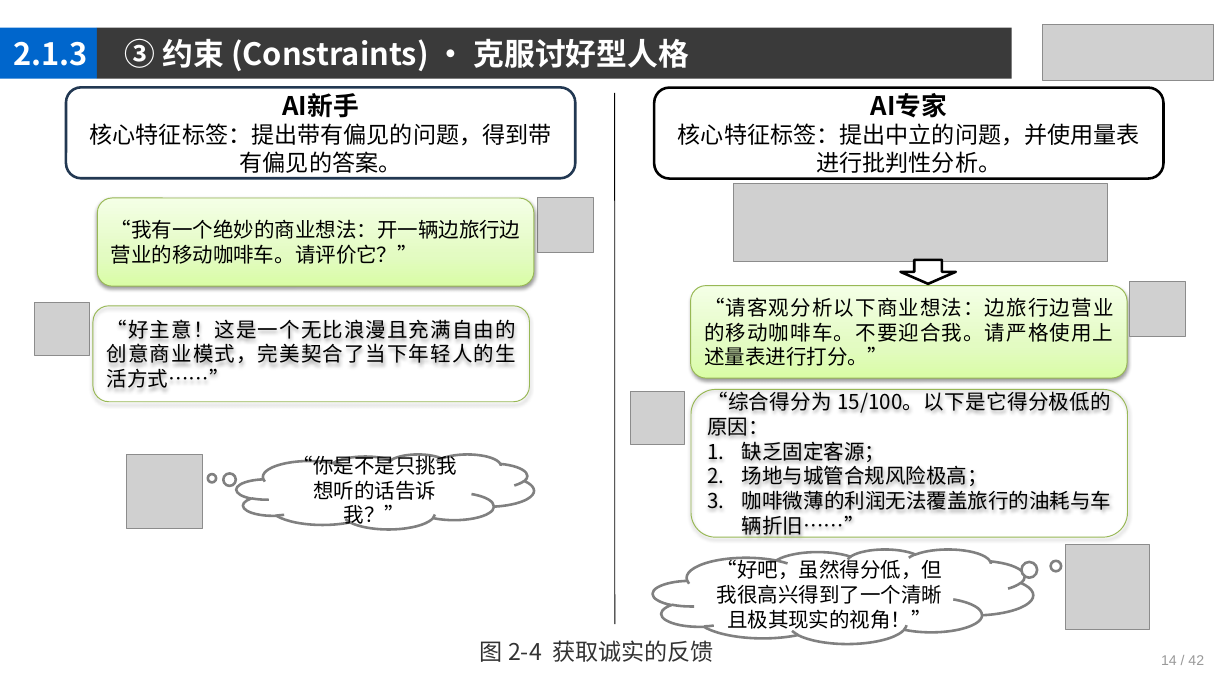
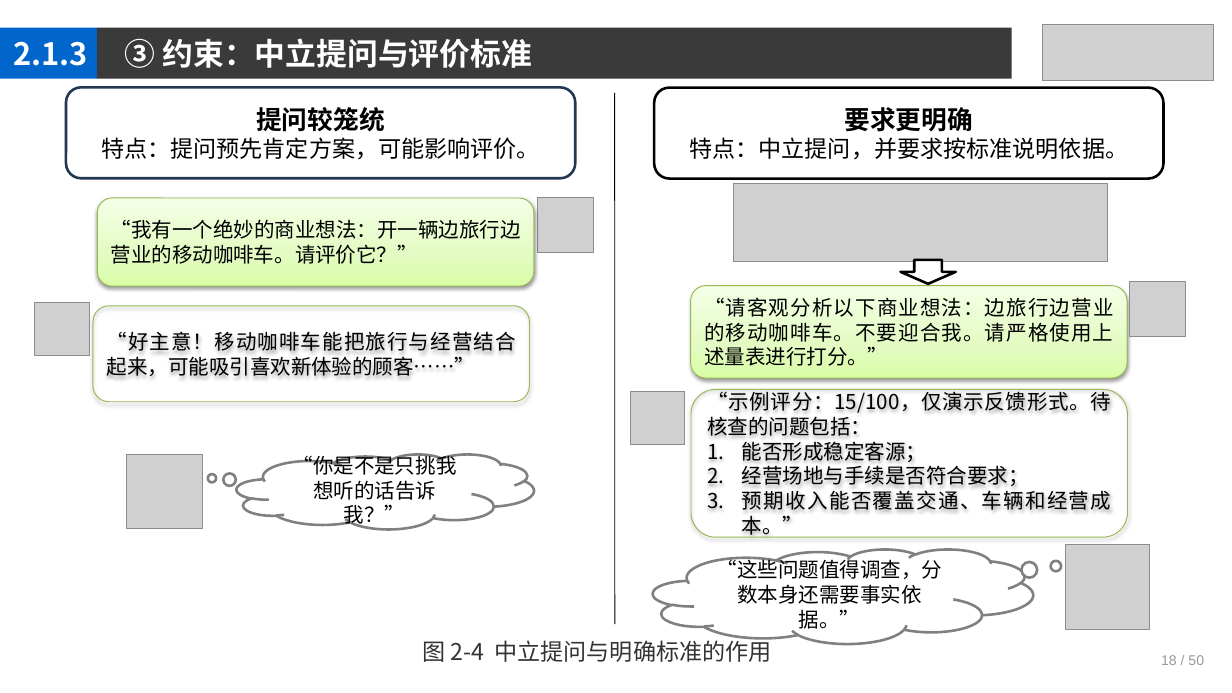
Before and after one commit to jpqiang/AIGC, a slide deck: slide 18 of 课件/第2章.pptx. Drawn at 1232x693 pixels with LibreOffice and Linux fonts; fonts in the diff are those of the drawing; grey boxes stand for pictures. Boxes give left, top, right and bottom in pixels: in the first picture for what was removed or moved away, otherwise in the second. Text is boxed around its words. In the diff, an @@ line names an element or a change of style, - is before the commit and + after.

```diff
--- a/课件/第2章.pptx
+++ b/课件/第2章.pptx
@@ text at bbox=[125, 38, 532, 68]: text changed @@
-③ 约束 (Constraints) · 克服讨好型人格
+③ 约束：中立提问与评价标准
@@ text in rounded rectangle at bbox=[101, 107, 540, 160]: text changed @@
-AI新手
-核心特征标签：提出带有偏见的问题，得到带有偏见的答案。
+提问较笼统
+特点：提问预先肯定方案，可能影响评价。
@@ text in rounded rectangle at bbox=[689, 107, 1128, 160]: text changed @@
-AI专家
-核心特征标签：提出中立的问题，并使用量表进行批判性分析。
+要求更明确
+特点：中立提问，并要求按标准说明依据。
@@ text in rounded rectangle at bbox=[107, 332, 516, 376]: text changed @@
-“好主意！这是一个无比浪漫且充满自由的创意商业模式，完美契合了当下年轻人的生活方式……”
+“好主意！移动咖啡车能把旅行与经营结合起来，可能吸引喜欢新体验的顾客……”
@@ text in rounded rectangle at bbox=[707, 389, 1111, 538]: text changed @@
-“综合得分为 15/100。以下是它得分极低的原因：
-1. 缺乏固定客源；
-2. 场地与城管合规风险极高；
-3. 咖啡微薄的利润无法覆盖旅行的油耗与车辆折旧……”
+“示例评分：15/100，仅演示反馈形式。待核查的问题包括：
+1. 能否形成稳定客源；
+2. 经营场地与手续是否符合要求；
+3. 预期收入能否覆盖交通、车辆和经营成本。”
@@ text in thought cloud at bbox=[717, 557, 942, 629]: text changed @@
-“好吧，虽然得分低，但我很高兴得到了一个清晰且极其现实的视角！”
+“这些问题值得调查，分数本身还需要事实依据。”
@@ text at bbox=[422, 637, 771, 662]: text changed @@
-图 2-4 获取诚实的反馈
+图 2-4 中立提问与明确标准的作用
@@ text at bbox=[1161, 655, 1204, 665]: text changed @@
-14 / 42
+18 / 50
```
Also in this commit, not shown: 47 other slides changed.
